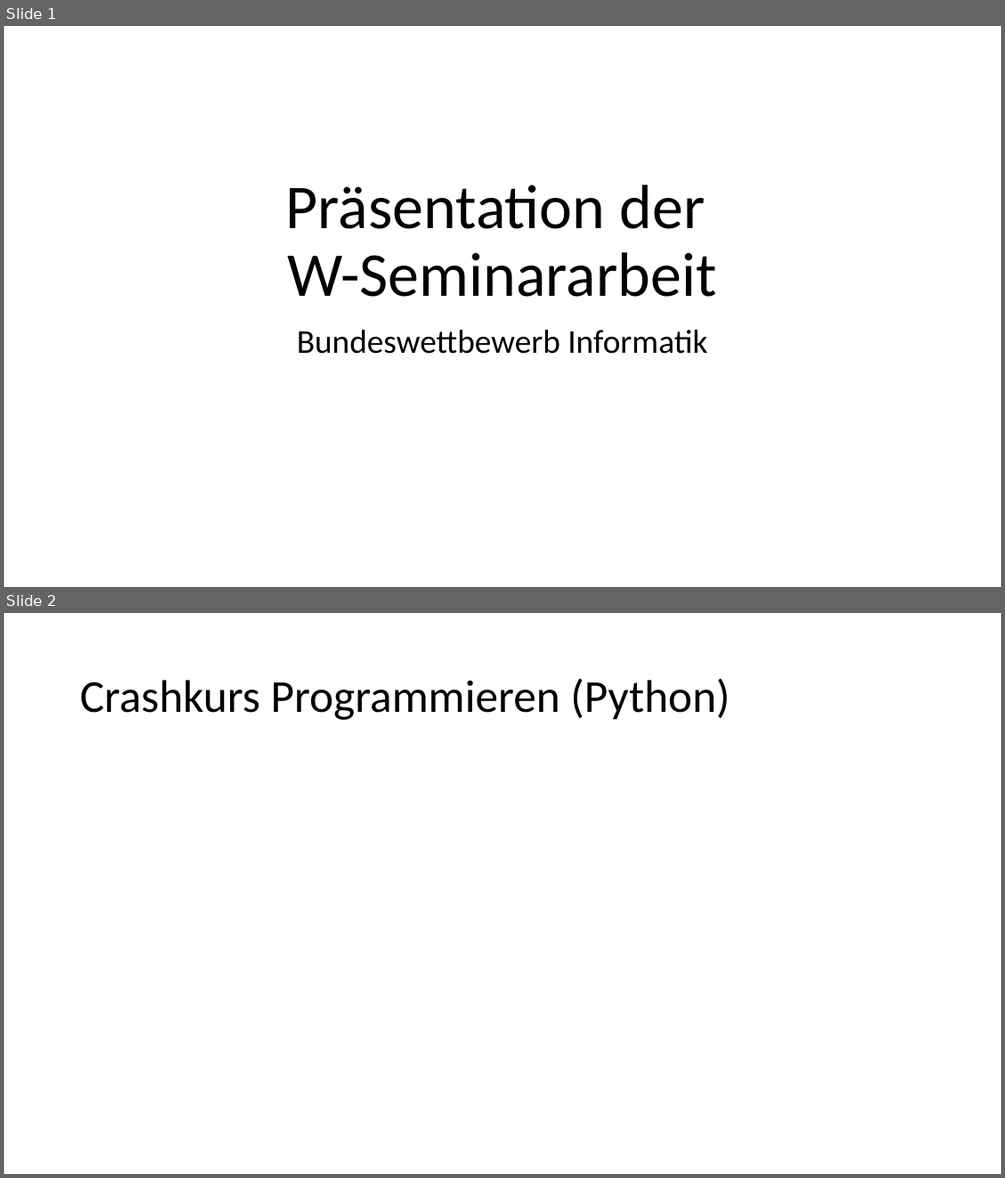
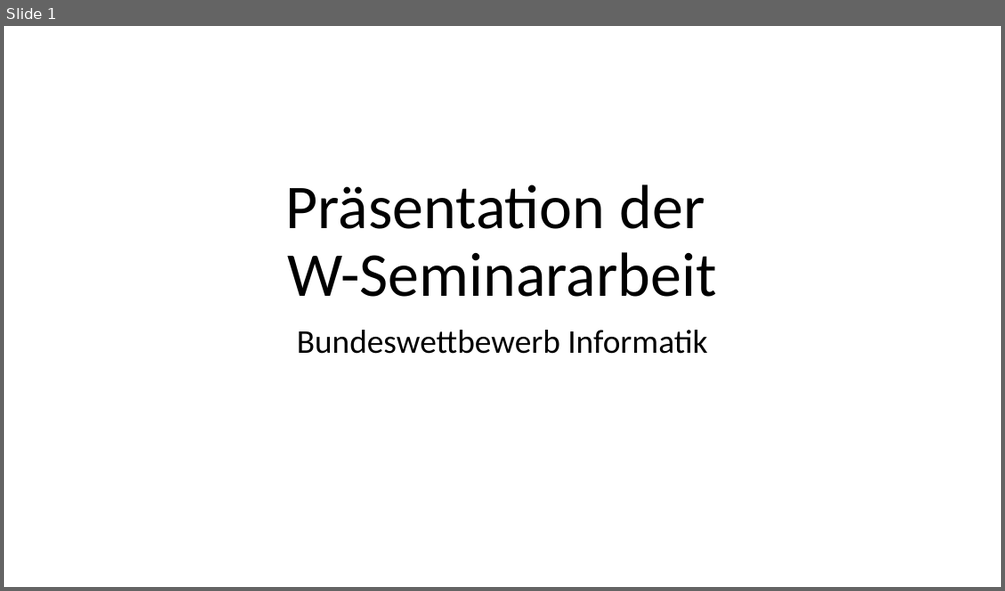
Before and after one commit to antonbaumann/wg, a slide deck: Abschlusspräsentation.pptx. Shown one above the other, each under a label of ours: slides 1 and 2 before the commit, slide 1 after it. The pictures are 1005x1178 and 1005x591 pixels, drawn with LibreOffice and Linux fonts; fonts in the diff are those of the drawing. Boxes give left, top, right and bottom in pixels: in the first picture for what was removed or moved away, otherwise in the second. Text is boxed around its words. In the diff, an @@ line names an element or a change of style, - is before the commit and + after.

```diff
--- a/Abschlusspräsentation.pptx
+++ b/Abschlusspräsentation.pptx
@@ slide 2 removed at (4,613,1001,1174), background #FFFFFF @@
@@ title removed at (80,678,729,720) @@
-Crashkurs Programmieren (Python)
```
Also in this commit, not shown: 17 slides changed, 12 slides added, 2 other files.
